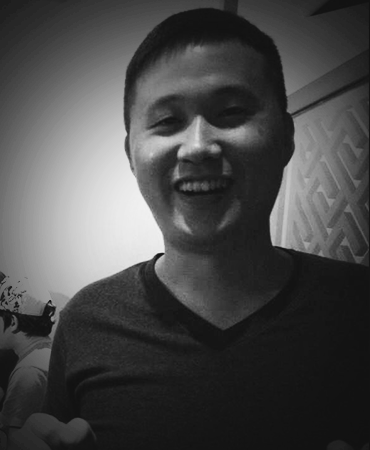
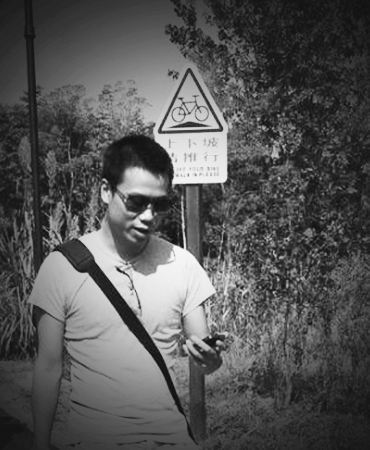
Layered file, before and after one edit (370 × 450). Changes by layer:
added layer "814909938" in group "Group 1" over [0, 0, 370, 450]
